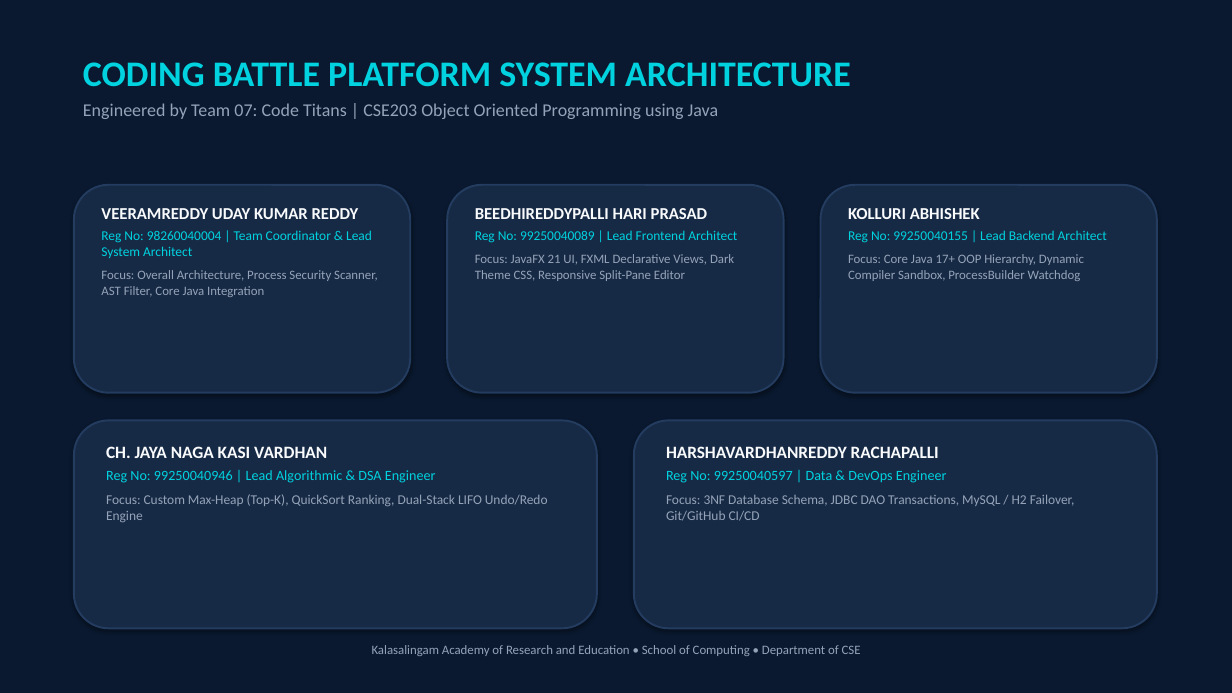
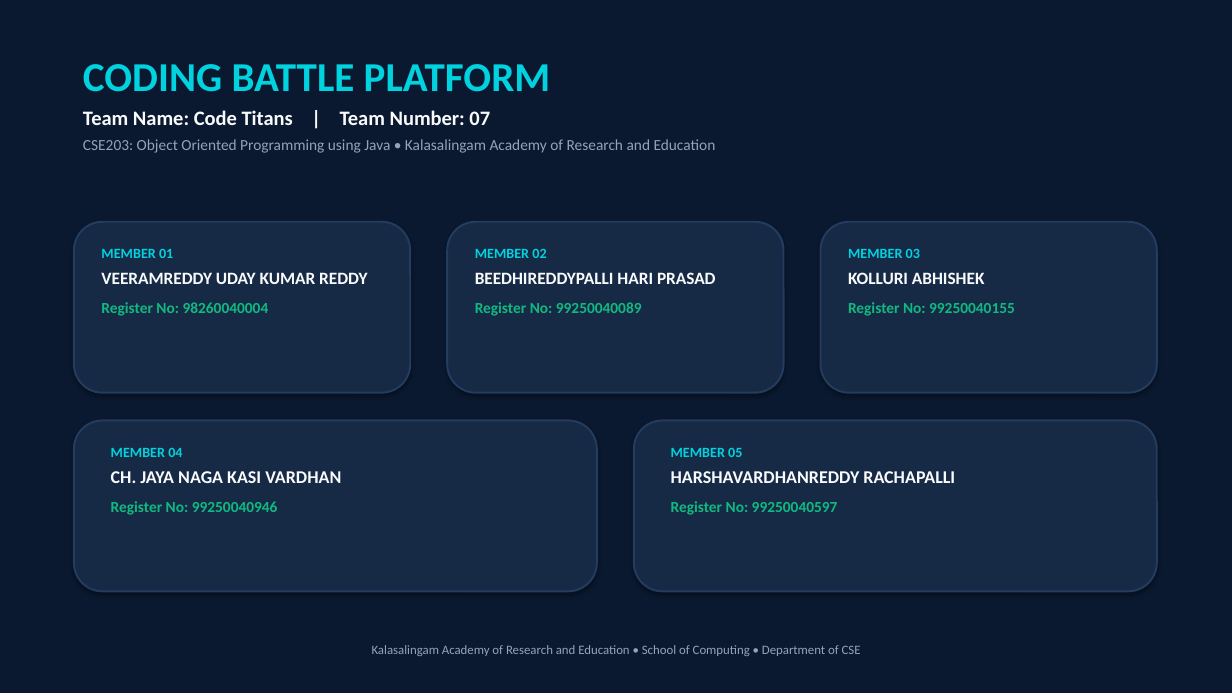
Before and after one commit to udaykumarreddy07/CODING-BATTLE, a slide deck: slide 1 of Coding_Battle_System_Architecture.pptx. Drawn at 1232x693 pixels with LibreOffice and Linux fonts; fonts in the diff are those of the drawing. Boxes give left, top, right and bottom in pixels: in the first picture for what was removed or moved away, otherwise in the second. Text is boxed around its words. In the diff, an @@ line names an element or a change of style, - is before the commit and + after.

Commit message:
docs: simplify Slide 1 to show project name, team name, team number, and member register numbers without roles

```diff
--- a/Coding_Battle_System_Architecture.pptx
+++ b/Coding_Battle_System_Architecture.pptx
@@ text at bbox=[83, 64, 716, 153]: text changed; size 14 to 12 pt @@
-CODING BATTLE PLATFORM SYSTEM ARCHITECTURE
-Engineered by Team 07: Code Titans | CSE203 Object Oriented Programming using Java
+CODING BATTLE PLATFORM
+Team Name: Code Titans | Team Number: 07
+CSE203: Object Oriented Programming using Java • Kalasalingam Academy of Research and Education
@@ rounded rectangle: place and size @@
-rounded rectangle at bbox=[74, 185, 410, 393]
+rounded rectangle at bbox=[74, 222, 410, 393]
@@ rounded rectangle: place and size @@
-rounded rectangle at bbox=[447, 185, 784, 393]
+rounded rectangle at bbox=[447, 222, 784, 393]
@@ rounded rectangle: place and size @@
-rounded rectangle at bbox=[821, 185, 1157, 393]
+rounded rectangle at bbox=[821, 222, 1157, 393]
@@ text "MEMBER 01": place and size @@
-text "MEMBER 01" at bbox=[101, 208, 378, 297]
+text "MEMBER 01" at bbox=[101, 249, 367, 316]
@@ text at bbox=[101, 249, 173, 258]: paragraph added @@
+MEMBER 01
@@ text "MEMBER 02": place and size @@
-text "MEMBER 02" at bbox=[475, 208, 737, 281]
+text "MEMBER 02" at bbox=[475, 249, 716, 316]
@@ text at bbox=[475, 249, 546, 258]: paragraph added @@
+MEMBER 02
@@ text "MEMBER 03": place and size @@
-text "MEMBER 03" at bbox=[848, 208, 1107, 281]
+text "MEMBER 03" at bbox=[848, 249, 1015, 316]
@@ text at bbox=[848, 249, 920, 258]: paragraph added @@
+MEMBER 03
@@ text at bbox=[101, 272, 367, 284]: size 13 to 13.5 pt in "VEERAMREDDY UDAY KUMAR REDDY"; more space between paragraphs @@
@@ text at bbox=[475, 272, 716, 284]: size 13 to 13.5 pt in "BEEDHIREDDYPALLI HARI PRASAD"; more space between paragraphs @@
@@ text at bbox=[848, 272, 984, 284]: size 13 to 13.5 pt in "KOLLURI ABHISHEK"; more space between paragraphs @@
@@ text at bbox=[101, 302, 269, 316]: text changed; size 10 to 12 pt; text colour #94A3B8 to #10B981; bold on @@
-Reg No: 98260040004 | Team Coordinator & Lead System Architect
-Focus: Overall Architecture, Process Security Scanner, AST Filter, Core Java Integration
+Register No: 98260040004
@@ text at bbox=[475, 302, 642, 316]: text changed; size 10 to 12 pt; text colour #94A3B8 to #10B981; bold on @@
-Reg No: 99250040089 | Lead Frontend Architect
-Focus: JavaFX 21 UI, FXML Declarative Views, Dark Theme CSS, Responsive Split-Pane Editor
+Register No: 99250040089
@@ text at bbox=[848, 302, 1015, 316]: text changed; size 10 to 12 pt; text colour #94A3B8 to #10B981; bold on @@
-Reg No: 99250040155 | Lead Backend Architect
-Focus: Core Java 17+ OOP Hierarchy, Dynamic Compiler Sandbox, ProcessBuilder Watchdog
+Register No: 99250040155
@@ rounded rectangle: place and size @@
-rounded rectangle at bbox=[74, 421, 597, 628]
+rounded rectangle at bbox=[74, 421, 597, 592]
@@ text at bbox=[111, 448, 182, 457]: paragraph added @@
+MEMBER 04
@@ rounded rectangle: place and size @@
-rounded rectangle at bbox=[634, 421, 1157, 628]
+rounded rectangle at bbox=[634, 421, 1157, 592]
@@ text at bbox=[671, 448, 742, 457]: paragraph added @@
+MEMBER 05
@@ text at bbox=[111, 471, 341, 483]: size 13.5 to 14 pt in "CH. JAYA NAGA KASI VARDHAN"; more space between paragraphs @@
@@ text at bbox=[671, 471, 955, 483]: size 13.5 to 14 pt in "HARSHAVARDHANREDDY RACHAPALLI"; more space between paragraphs @@
@@ text at bbox=[111, 501, 278, 515]: text changed; size 10.5 to 12 pt; text colour #94A3B8 to #10B981; bold on @@
-Reg No: 99250040946 | Lead Algorithmic & DSA Engineer
-Focus: Custom Max-Heap (Top-K), QuickSort Ranking, Dual-Stack LIFO Undo/Redo Engine
+Register No: 99250040946
@@ text at bbox=[671, 501, 838, 515]: text changed; size 10.5 to 12 pt; text colour #94A3B8 to #10B981; bold on @@
-Reg No: 99250040597 | Data & DevOps Engineer
-Focus: 3NF Database Schema, JDBC DAO Transactions, MySQL / H2 Failover, Git/GitHub CI/CD
+Register No: 99250040597
```
